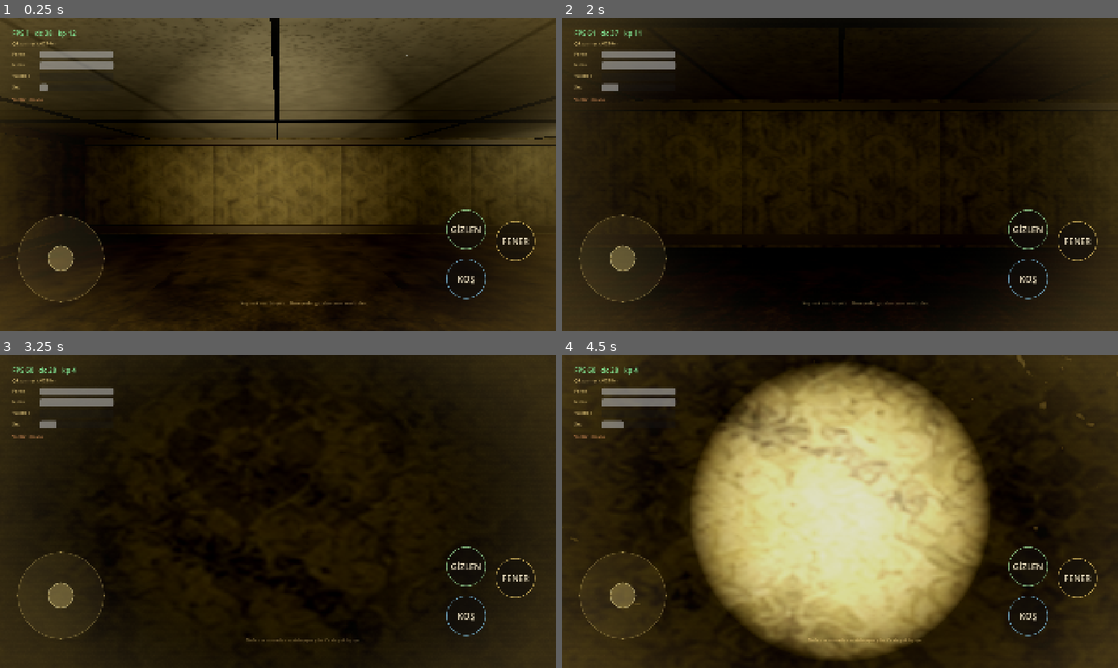
Above: before the commit, frames 1-4 (two rows, left to right).
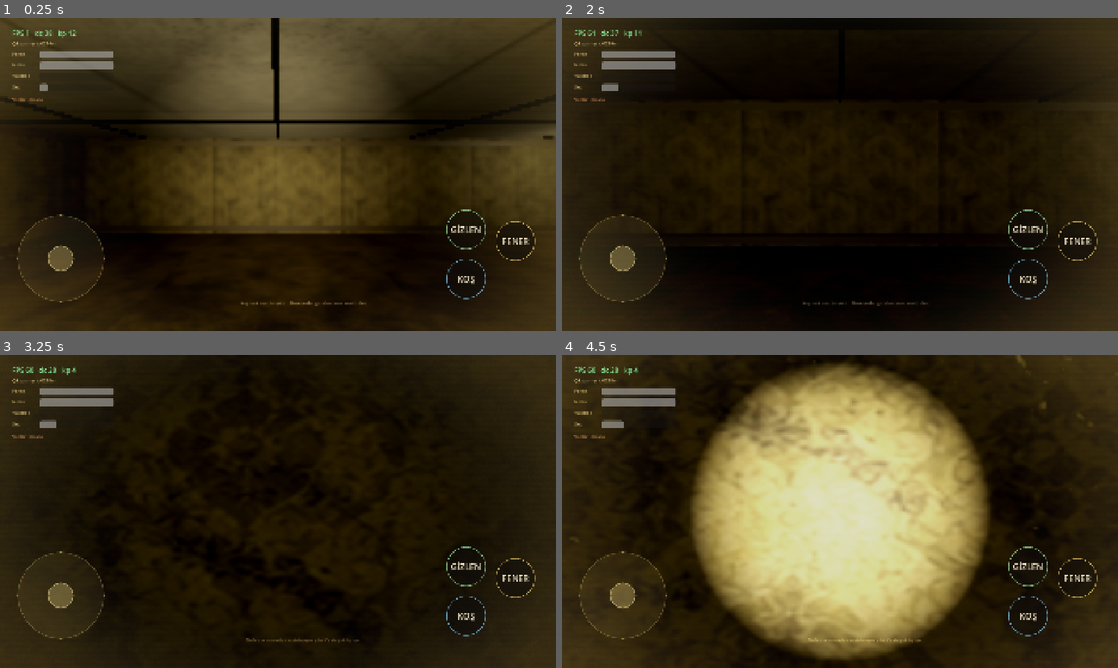
Above: after the commit, the same moments.

Repository: mehmetdem2005/Backrooms
Game: Godot game, scene res://scenes/Main.tscn
Same seed, same stepped clock (60 frames per second), same inputs: the game is played once before the commit and once after it.
Inputs (mouse positions are in pixels of both pictures, inside the frame that each line leads up to):
- Up to frame 1 (0.25 s): no input
- Up to frame 2 (2 s): click "FENER" at 0.5 s; tap Enter at 1.25 s; move the mouse to (867, 174) at 1.27 s; hold W from 1.28 s (still down); tap F at 1.35 s
- Up to frame 3 (3.25 s): keep holding W; move the mouse to (250, 511) at 2.02 s; tap Ctrl at 2.1 s; move the mouse to (289, 505) at 2.77 s; tap C at 2.85 s
- Up to frame 4 (4.5 s): keep holding W; move the mouse to (834, 517) at 3.52 s; tap Shift at 3.6 s; move the mouse to (878, 514) at 4.27 s; tap F at 4.35 s

The runs differ from the first frame. In frame 1, 1.0% of the frame differs, in the area x 4-100%, y 0-70%; in frame 2, 0.1%; in frame 3, less than 0.1%; in frame 4, less than 0.1%.

Commit message:
v3.4: FSR 1.0 upscaling at 0.65 — fix the real (fragment) bottleneck
On-device counters proved the bottleneck: FPS 13 with only dc 110 draw
calls and 66k primitives -> not CPU/draw-call bound, not geometry bound.
It is fragment/fill bound (per-pixel cost at full native resolution).

- scaling_3d mode -> FSR 1.0, scale 0.65, sharpness 0.25
  (~2.4x fewer 3D fragments; near-invisible on flat backrooms surfaces)
- Lights, geometry, textures, effects all remain full quality
- Bump version to 3.4 (code 5)

https://claude.ai/code/session_01NRpMnaAWyeW9sMqBjCT8aX

Diff:
--- a/game_src/project.godot
+++ b/game_src/project.godot
@@ -34,7 +34,8 @@
 lights_and_shadows/directional_shadow/soft_shadow_filter_quality=1
 lights_and_shadows/positional_shadow/atlas_size=2048
 lights_and_shadows/positional_shadow/soft_shadow_filter_quality=1
-scaling_3d/mode=0
-scaling_3d/scale=1.0
+scaling_3d/mode=1
+scaling_3d/scale=0.65
+scaling_3d/fsr_sharpness=0.25
 environment/glow/upscale_mode=1
 environment/defaults/default_clear_color=Color(0.01, 0.009, 0.006, 1)
Not shown, changed: game_src/export_presets.cfg
Not shown, changed: dist/BackroomsPremiumV3.apk
